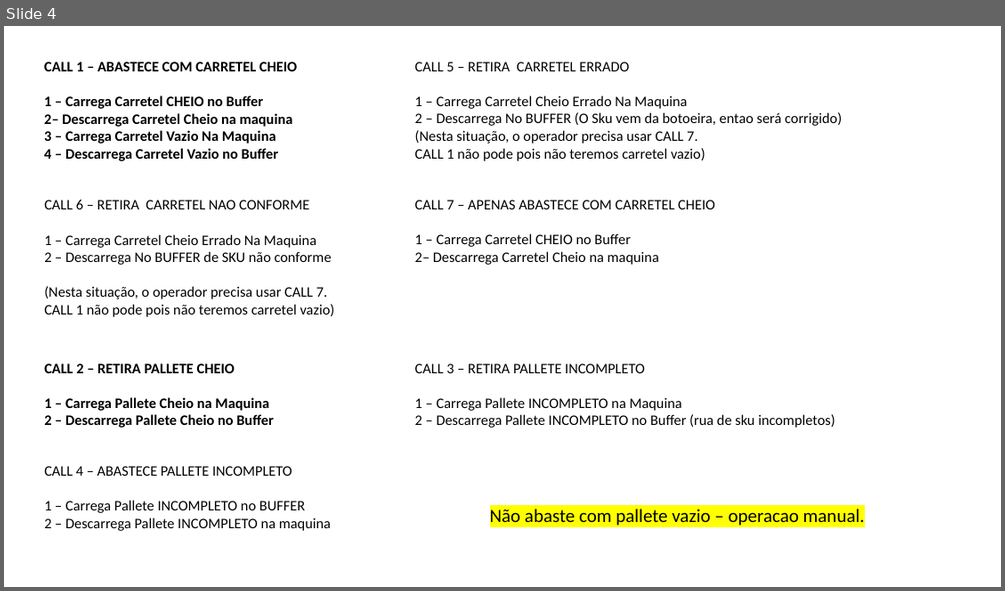
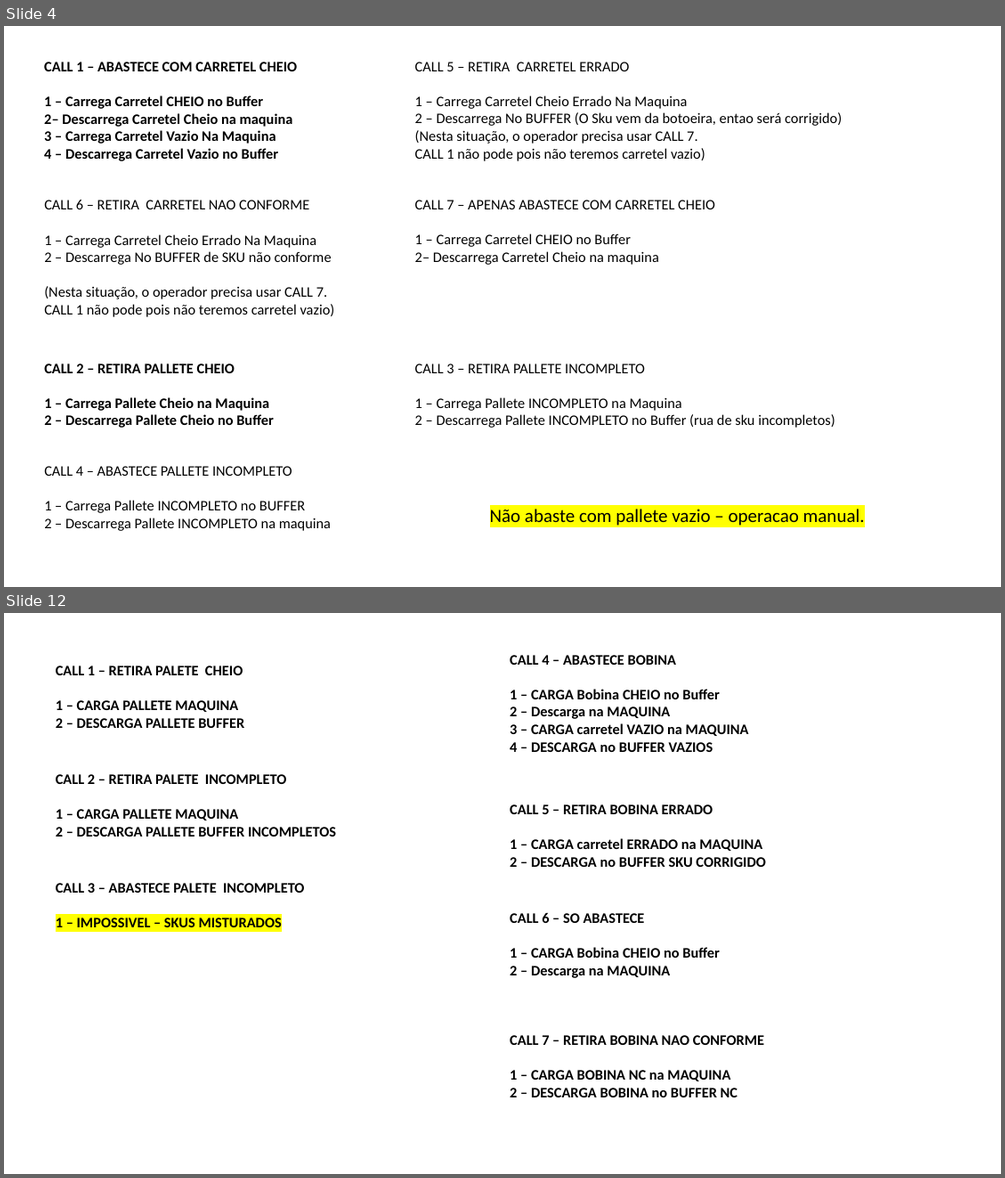
Before and after one commit to fdmartins/tunkers-warehouse-manager, a slide deck: docs/PROCESSO DETALHADO FABIO.pptx. Shown one above the other, each under a label of ours: slide 4 before the commit, slides 4 and 12 after it; the slides between them are not shown. The pictures are 1005x591 and 1005x1178 pixels, drawn with LibreOffice and Linux fonts; fonts in the diff are those of the drawing. Boxes give left, top, right and bottom in pixels: in the first picture for what was removed or moved away, otherwise in the second. Text is boxed around its words. In the diff, an @@ line names an element or a change of style, - is before the commit and + after.

```diff
--- a/docs/PROCESSO DETALHADO FABIO.pptx
+++ b/docs/PROCESSO DETALHADO FABIO.pptx
@@ slide 12 added at (4,613,1001,1174), background #FFFFFF @@
@@ text added at (56,666,244,728), 14 pt, text #000000, bold @@
+CALL 1 – RETIRA PALETE CHEIO
+1 – CARGA PALLETE MAQUINA
+2 – DESCARGA PALLETE BUFFER
@@ text added at (510,655,749,752), 14 pt, text #000000, bold @@
+CALL 4 – ABASTECE BOBINA
+1 – CARGA Bobina CHEIO no Buffer
+2 – Descarga na MAQUINA
+3 – CARGA carretel VAZIO na MAQUINA
+4 – DESCARGA no BUFFER VAZIOS
@@ text added at (56,774,336,836), 14 pt, text #000000, bold @@
+CALL 2 – RETIRA PALETE INCOMPLETO
+1 – CARGA PALLETE MAQUINA
+2 – DESCARGA PALLETE BUFFER INCOMPLETOS
@@ text added at (510,804,765,867), 14 pt, text #000000, bold @@
+CALL 5 – RETIRA BOBINA ERRADO
+1 – CARGA carretel ERRADO na MAQUINA
+2 – DESCARGA no BUFFER SKU CORRIGIDO
@@ text added at (56,883,304,927), 14 pt, text #000000, bold @@
+CALL 3 – ABASTECE PALETE INCOMPLETO
+1 – IMPOSSIVEL – SKUS MISTURADOS
@@ text added at (510,913,720,978), 14 pt, text #000000, bold @@
+CALL 6 – SO ABASTECE
+1 – CARGA Bobina CHEIO no Buffer
+2 – Descarga na MAQUINA
@@ text added at (510,1035,764,1097), 14 pt, text #000000, bold @@
+CALL 7 – RETIRA BOBINA NAO CONFORME
+1 – CARGA BOBINA NC na MAQUINA
+2 – DESCARGA BOBINA no BUFFER NC
```
Also in this commit, not shown: 14 other slides added, 58 other files.
